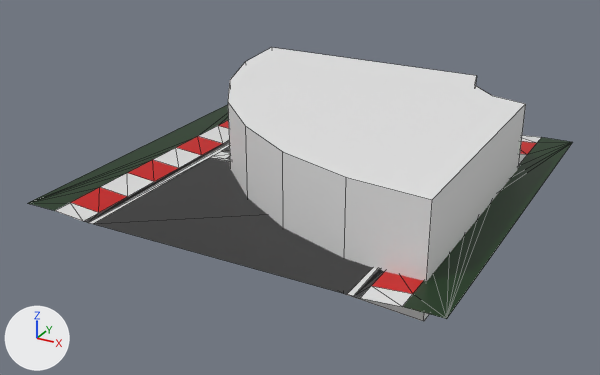
The Blender file Assets/MyAssets/Models/Track/track_with_track_monitoring.blend as it was, and as the next commit left it.
The view is the same before and after, from a 50 mm lens placed at (13.09, -25.63, 11.99), pointed at (-0.52, -0.89, -0.38). Lighting does not change. The marker at lower left points along +X, +Y and +Z. Mesh edges are drawn as thin lines. The same objects are shown in both versions, whatever each file hides.

Objects in the first picture: 'Track_line_type_01_start_finish_15m_free', 'limits_monitor'.
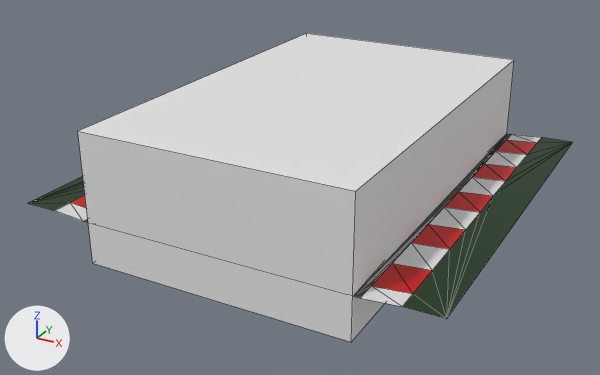
Diff of the bpy script that builds the scene:
```diff
--- a/Assets/MyAssets/Models/Track/track_with_track_monitoring.blend.py
+++ b/Assets/MyAssets/Models/Track/track_with_track_monitoring.blend.py
@@ me_plane_005 @@
+me_plane_005.from_pydata(...)  # a box spanning x -1.0..1.0, y -1.0..1.0, z 0.0..0.98
@@ ob_limits_monitor @@
-ob_limits_monitor = bpy.data.objects.new('limits_monitor', me_cylinder)
+ob_limits_monitor = bpy.data.objects.new('limits_monitor', me_plane_005)
 ob_limits_monitor.parent = ob_track_corner_90d_type_01_15x15m_free_001
 ob_limits_monitor.matrix_parent_inverse = Matrix(((100.0, 0.0, 0.0, 0.0), (0.0, -0.0000163, 100.0, 0.0), (0.0, -100.0, -0.0000163, 0.0), (0.0, 0.0, 0.0, 1.0)))
-ob_limits_monitor.location = (0.0, 0.0, 1.442)
+ob_limits_monitor.location = (0.0, 0.0, -1.499)
+ob_limits_monitor.scale = (4.79, 7.51, 4.79)
```

What differs and where, as boxes (x1, y1, x2, y2) in the pictures (600 x 375 px):
'limits_monitor', reshaped, moved, rescaled (46% wider, 13% taller): before (228, 47, 526, 321); after (78, 33, 514, 342)
